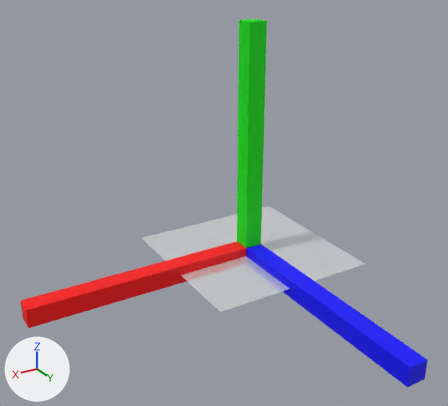
Two versions of the OBJ model src/LorrisAnalyzer/DataWidgets/GLWidget/default.obj, one commit apart.
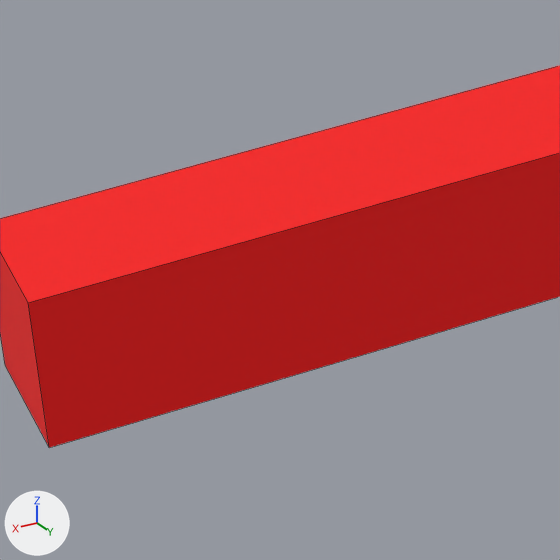
The first picture shows the older version from a 50 mm camera at (3.78, 5.71, 3.57) aimed at (0.91, 0.92, 1.18). The close-ups show both versions on the part from 5% to 20% of the width and 67% to 84% of the height of that picture; other places that the commit changed are outside them. Lighting does not change. The marker at lower left points along +X, +Y and +Z. The close-ups show mesh edges as thin lines. Where no turn or scale is listed for an object, it has been applied to the vertices.
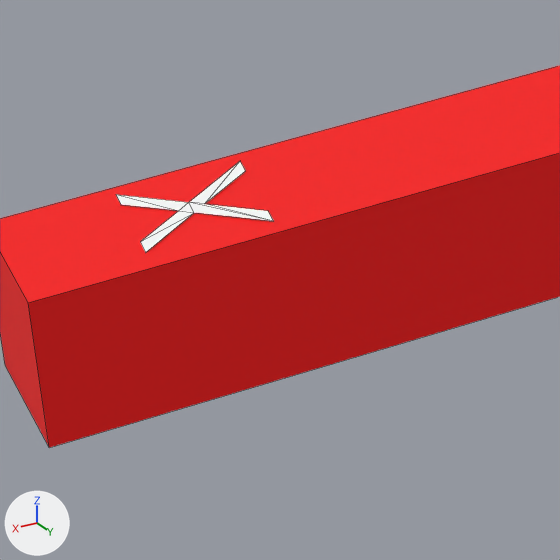
Location of each change, (x1, y1, x2, y2) in pixels of the close-ups (560 x 560 px):
'Text', added
    after: (116, 161, 273, 252)

The change, as a list of edits to the scene's bpy script:
```text
Add mat_material_001:
    mat_material_001 = principled_material('Material.001')
    mat_material_001.base_color = (1.0, 1.0, 1.0)  # white #ffffff
    mat_material_001.roughness = 0.69
Add me_text:
    me_text.from_pydata([(2.586, -0.086, 0.109), (2.587, -0.058, 0.109), (2.527, -0.006, 0.109), (2.59, 0.043, 0.109), (2.591, 0.071, 0.109), (2.511, 0.009, 0.109), (2.431, 0.082, 0.109), (2.43, 0.054, 0.109), (2.494, -0.004, 0.109), (2.426, -0.057, 0.109), (2.425, -0.084, 0.109), (2.51, -0.019, 0.109)], [], [(5, 3, 4), (5, 2, 3), (2, 0, 1), (11, 0, 2), (5, 11, 2), (6, 11, 5), (6, 8, 11), (8, 10, 11), (6, 7, 8), (9, 10, 8)])
    me_text.materials.append(mat_material_001)  # white #ffffff
Add ob_text:
    ob_text = bpy.data.objects.new('Text', me_text)
    ob_text.location = (0.0, 0.0, 0.0)
```
